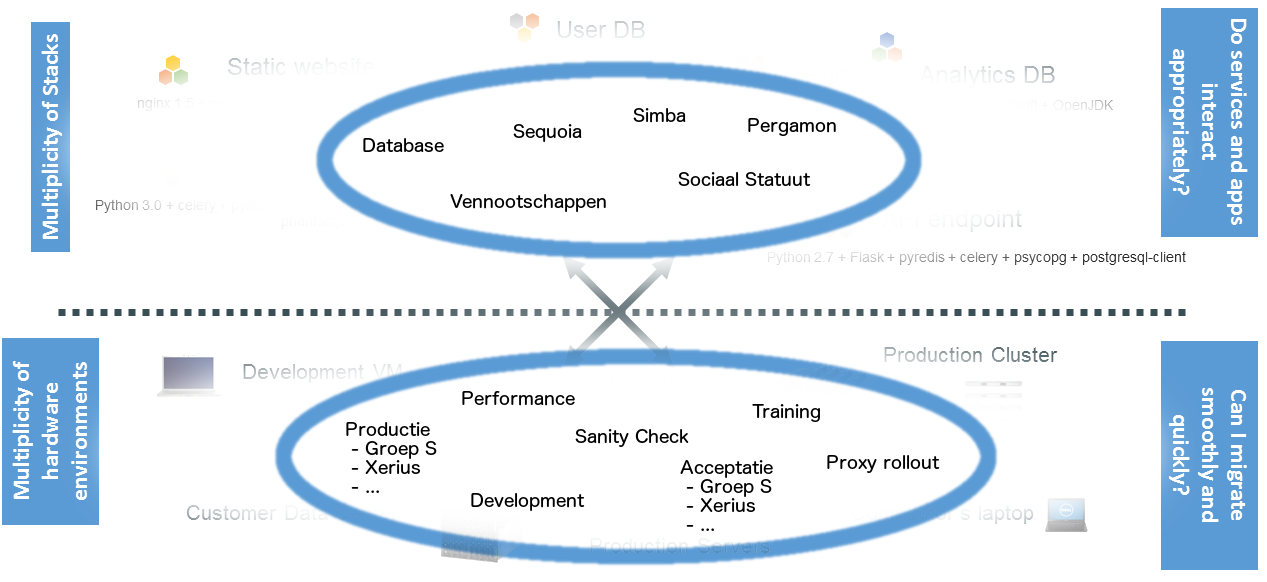
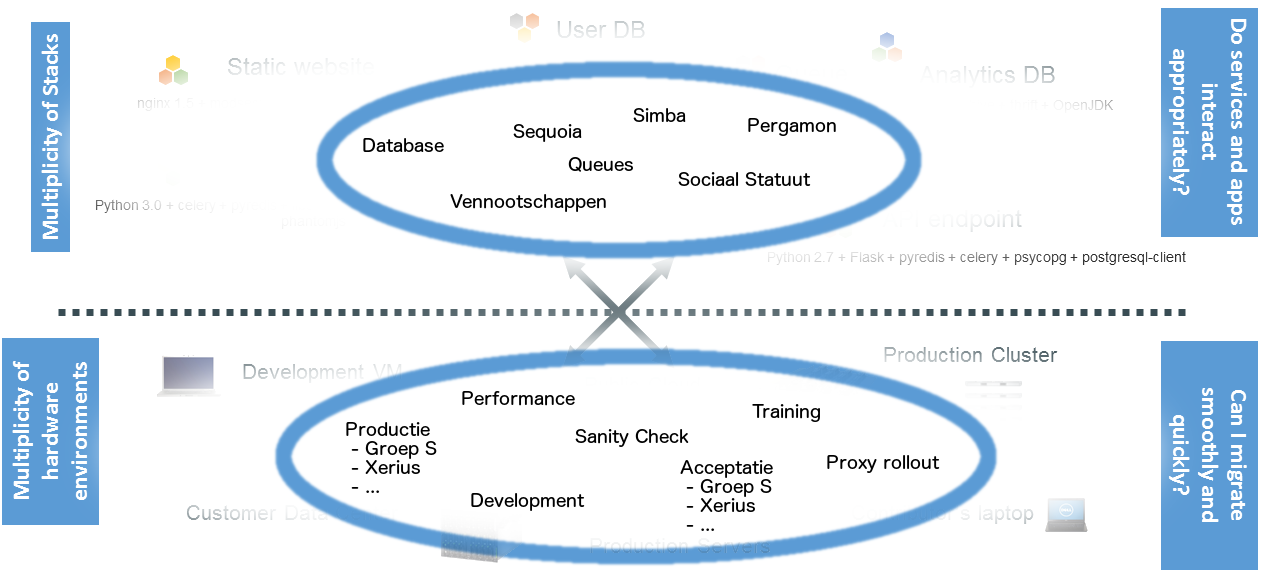
Revision of a layered 1267x582 image; what changed, layer by layer:
added layer "Queues" above "Acceptatie ..." over [568, 157, 633, 172]
